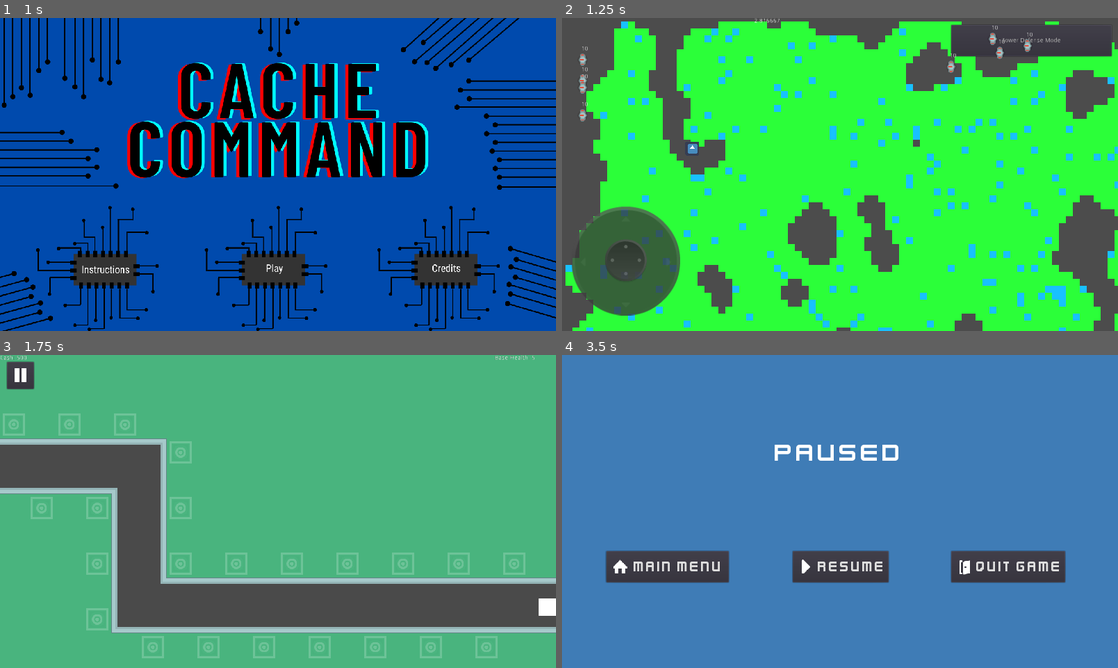
Above: before the commit, frames 1-4 (two rows, left to right).
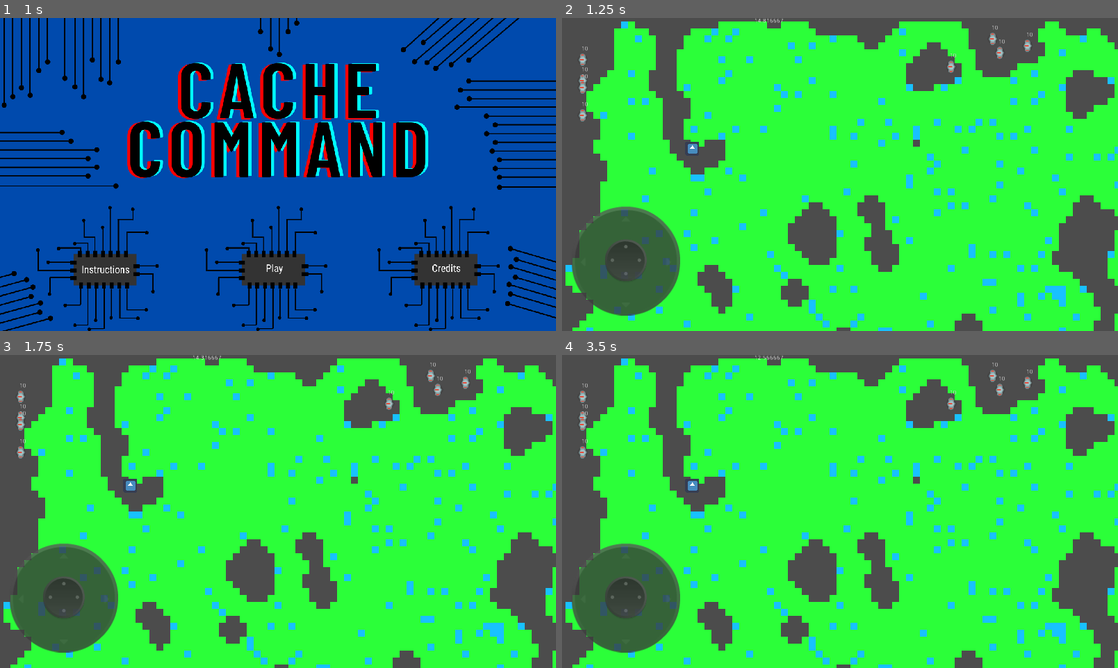
Above: after the commit, the same moments.

Repository: njrobbins/cache-command
Game: Godot game, scene res://Scenes/MainMenu.tscn
Two runs of this game, one before a commit and one after it. Both use one fixed random seed, a clock stepped at 60 frames per second and the inputs below. The engine's default icon, where the game draws it, is replaced by a stand-in: a white triangle on a blue panel in a dark square. Sound files missing from this copy of the repository are replaced by a short silence.
Inputs (mouse positions are in pixels of both pictures, inside the frame that each line leads up to):
- Up to frame 1 (1 s): click (272, 268) at 0.5 s
- Up to frame 2 (1.25 s): no input
- Up to frame 3 (1.75 s): click (467, 376) at 1.25 s, where only the run before the commit has a clickable "Tower Defense Mode"
- Up to frame 4 (3.5 s): tap Enter at 2 s; move the mouse to (962, 495) at 2.02 s; click (962, 495) at 2.17 s; click (584, 376) at 2.77 s

Frame 1 is identical in both runs. In frame 2, 1.5% of the frame differs, in the area x 34-99%, y 0-13%; in frame 3, 96%; in frame 4, 99%, in the area x 0-100%, y 0-100%.

Commit message:
Added global variable File, Settings. Dig Dug auto goes to TD when clock hits 0

Diff:
--- a/Scenes/DigDug.tscn
+++ b/Scenes/DigDug.tscn
@@ -1,9 +1,8 @@
-[gd_scene load_steps=5 format=2]
+[gd_scene load_steps=4 format=2]
 
 [ext_resource path="res://Scenes/DigDugPlayer.tscn" type="PackedScene" id=1]
 [ext_resource path="res://Scripts/DigDugGame.gd" type="Script" id=3]
 [ext_resource path="res://Joystick/Joystick.tscn" type="PackedScene" id=4]
-[ext_resource path="res://Scripts/MenuButtonHandler.gd" type="Script" id=5]
 
 [node name="DigDug" type="Node2D"]
 script = ExtResource( 3 )
@@ -18,19 +17,8 @@
 margin_right = 147.0
 margin_bottom = 559.093
 
-[node name="TDButton" type="Button" parent="."]
-margin_left = 896.0
-margin_top = 16.0
-margin_right = 1265.52
-margin_bottom = 88.0
-text = "Tower Defense Mode"
-script = ExtResource( 5 )
-__meta__ = {
-"_edit_use_anchors_": false
-}
-
 [node name="GameTimer" type="Timer" parent="."]
-wait_time = 3.0
+wait_time = 15.0
 one_shot = true
 autostart = true
 
@@ -41,5 +29,4 @@
 __meta__ = {
 "_edit_use_anchors_": false
 }
-[connection signal="pressed" from="TDButton" to="TDButton" method="_on_TDButton_pressed"]
 [connection signal="timeout" from="GameTimer" to="." method="_on_GameTimer_timeout"]
--- a/Scripts/DigDugGame.gd
+++ b/Scripts/DigDugGame.gd
@@ -41,5 +41,4 @@
 	$GameTimer.start($GameTimer.time_left + amt)
 
 func _on_GameTimer_timeout():
-#	print("out of time")
-	pass
+	var _scene = get_tree().change_scene("res://Scenes/TowerDefenseGame.tscn")
--- a/Scripts/DigDugPlayer.gd
+++ b/Scripts/DigDugPlayer.gd
@@ -24,6 +24,7 @@
 		if collision.collider != null:
 			if collision.collider.is_in_group("res"):
 				get_parent().add_time(0.5)
+				Settings.cash += 5
 				collision.collider.free()
 			elif collision.collider.is_in_group("tile"):
 				collision.collider.free()
--- /dev/null
+++ b/Scripts/Settings.gd
@@ -0,0 +1,4 @@
+extends Node
+
+
+var cash = 0
--- a/Scripts/TowerDefenseGame.gd
+++ b/Scripts/TowerDefenseGame.gd
@@ -7,7 +7,7 @@
 var scene
 var tilemap
 
-var cash = 500
+var cash
 var base_hp = 5
 var mob = load("res://Scenes/Drone.tscn")
 var mobs_left = 0
@@ -20,6 +20,7 @@
 func _ready():
 	tilemap = $TowerPlacementTileMap
 	cell_size = tilemap.cell_size
+	cash = Settings.cash
 	$WaveTimer.start()
 	mobs_total = 0
 	for w in wave_mobs:
--- a/project.godot
+++ b/project.godot
@@ -29,6 +29,10 @@
 config/name="Csc 567- Project"
 run/main_scene="res://Scenes/MainMenu.tscn"
 config/icon="res://icon.png"
+
+[autoload]
+
+Settings="*res://Scripts/Settings.gd"
 
 [display]
 
